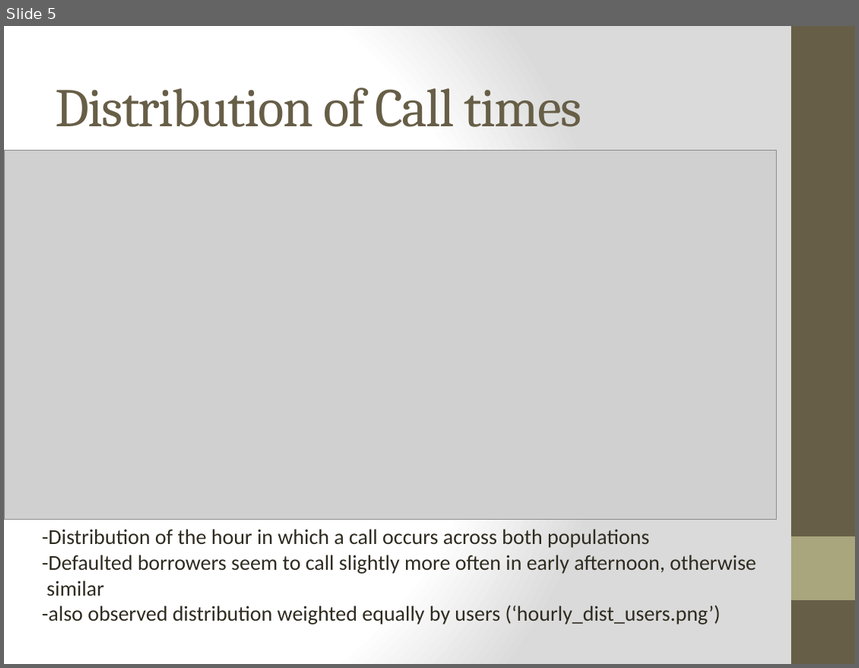
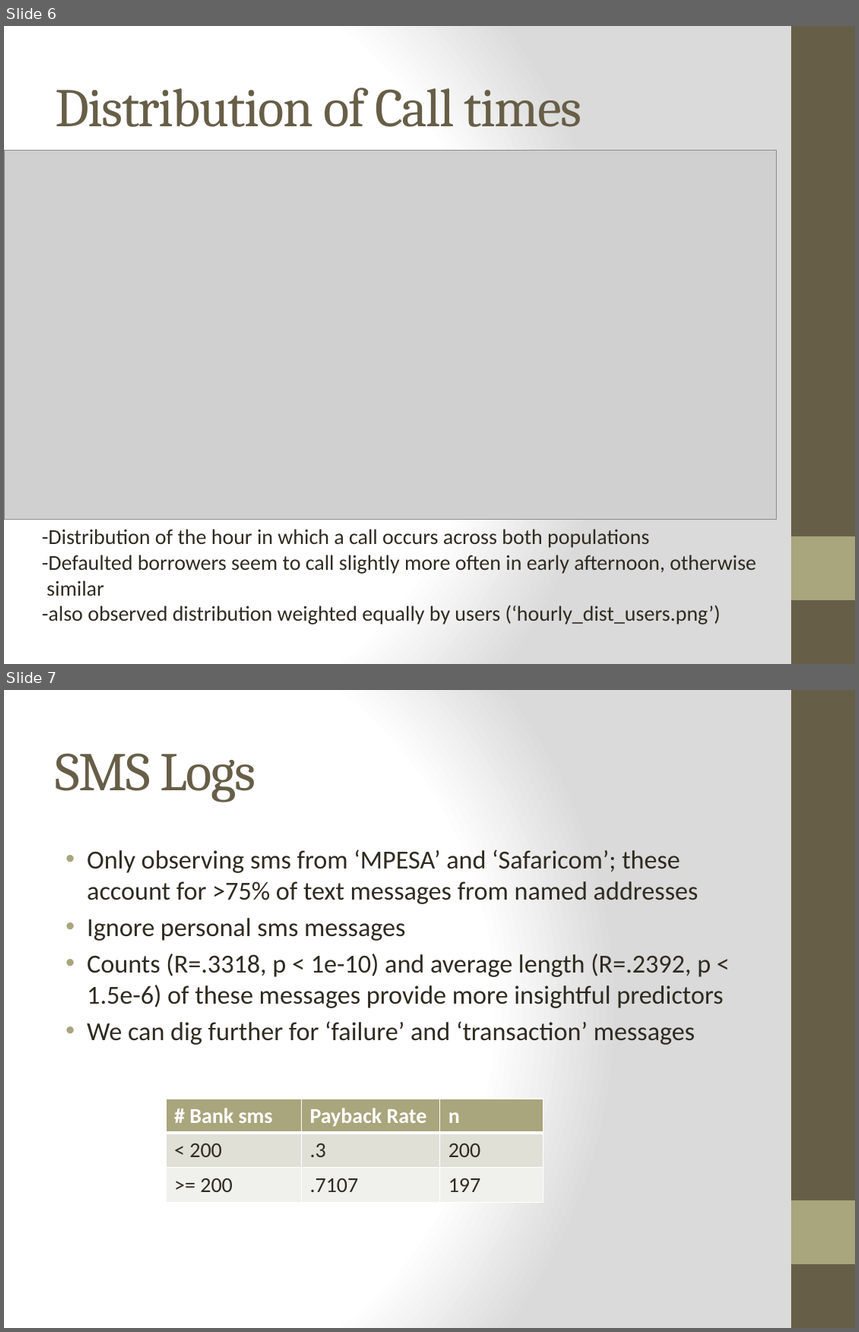
Before and after one commit to jgollub1/branch_project, a slide deck: branch_presentation.pptx. Shown one above the other, each under a label of ours: slide 5 before the commit, slides 6 and 7 after it. The pictures are 859x668 and 859x1332 pixels, drawn with LibreOffice and Linux fonts; fonts in the diff are those of the drawing; grey boxes stand for pictures. Boxes give left, top, right and bottom in pixels: in the first picture for what was removed or moved away, otherwise in the second. Text is boxed around its words. In the diff, an @@ line names an element or a change of style, - is before the commit and + after.

```diff
--- a/branch_presentation.pptx
+++ b/branch_presentation.pptx
@@ slide 7 added at box(4, 690, 855, 1328), background gradient #FFFFFF to #DADADA; not listed: 2 template elements that a slide beside it also shows @@
@@ title added at box(55, 753, 256, 802), 46 pt, text #675E47 @@
+SMS Logs
@@ text added at box(87, 850, 723, 1045), 22 pt, text #2F2B20 @@
+• Only observing sms from ‘MPESA’ and ‘Safaricom’; these account for >75% of text messages from named addresses
+• Ignore personal sms messages
+• Counts (R=.3318, p < 1e-10) and average length (R=.2392, p < 1.5e-6) of these messages provide more insightful predictors
+• We can dig further for ‘failure’ and ‘transaction’ messages
@@ table added at box(166, 1099, 544, 1202), 3 rows, 3 columns @@
+# Bank sms | Payback Rate | n
+< 200 | .3 | 200
+>= 200 | .7107 | 197
@@ what was slide 5 is now slide 6 @@
```
Also in this commit, not shown: 3 slides changed, 3 other slides added, 3 slides removed, 1 other file.
